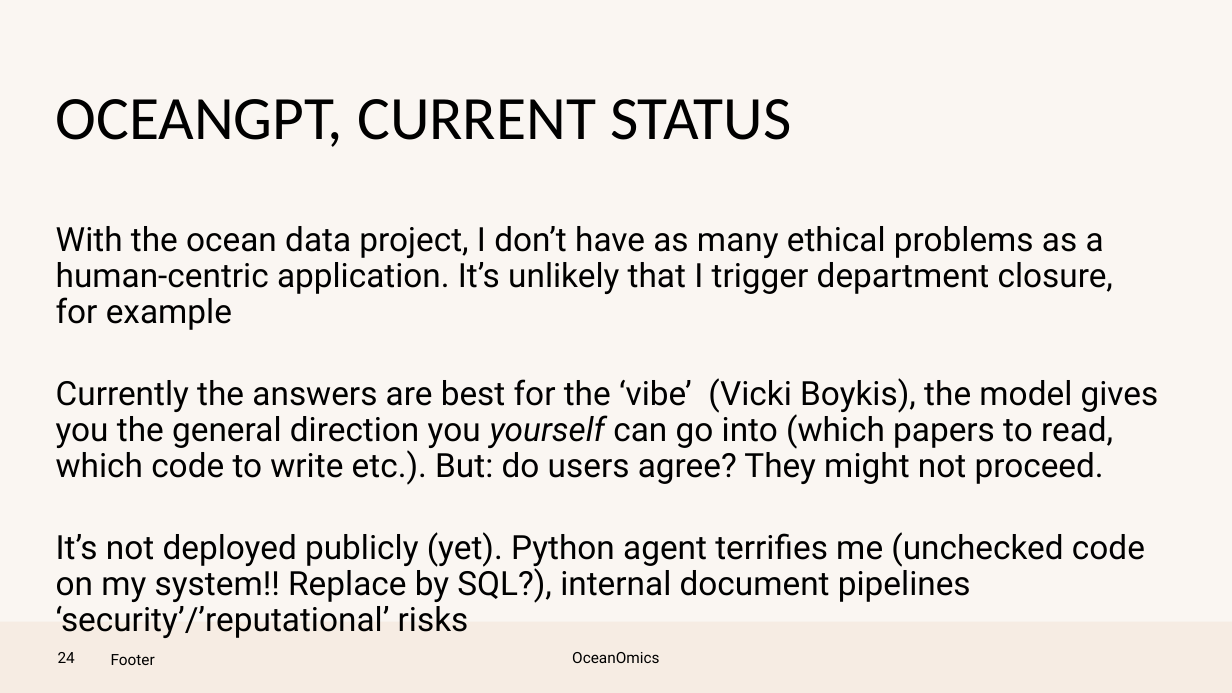
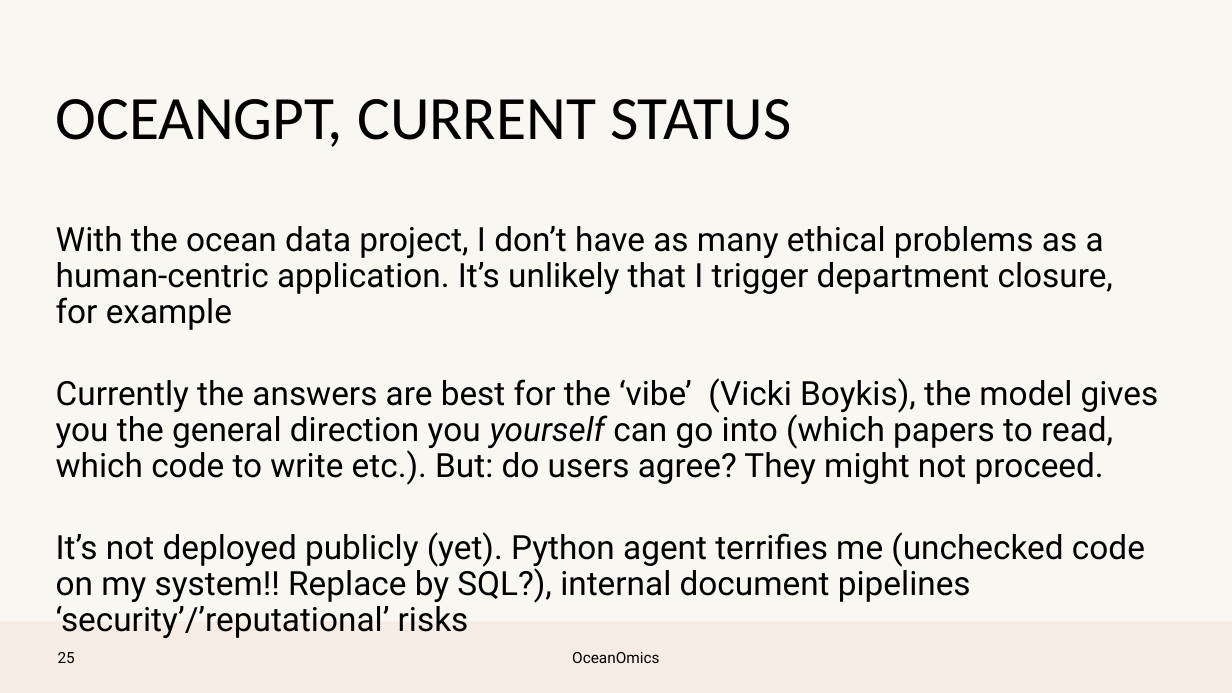
Before and after one commit to pmlg/June2023_LLM_repo, a slide deck: slide 24 of PMLG talk.pptx (slide 23 before the commit). Drawn at 1232x693 pixels with LibreOffice and Linux fonts; fonts in the diff are those of the drawing; background and template pictures are left out. Boxes give left, top, right and bottom in pixels: in the first picture for what was removed or moved away, otherwise in the second. Text is boxed around its words. In the diff, an @@ line names an element or a change of style, - is before the commit and + after.

```diff
--- a/PMLG talk.pptx
+++ b/PMLG talk.pptx
@@ page number at box(58, 652, 75, 663): text changed @@
-24
+25
@@ text removed at box(111, 654, 155, 665) @@
-Footer
```
Also in this commit, not shown: 20 other slides changed, 3 slides added, 1 slide removed.
